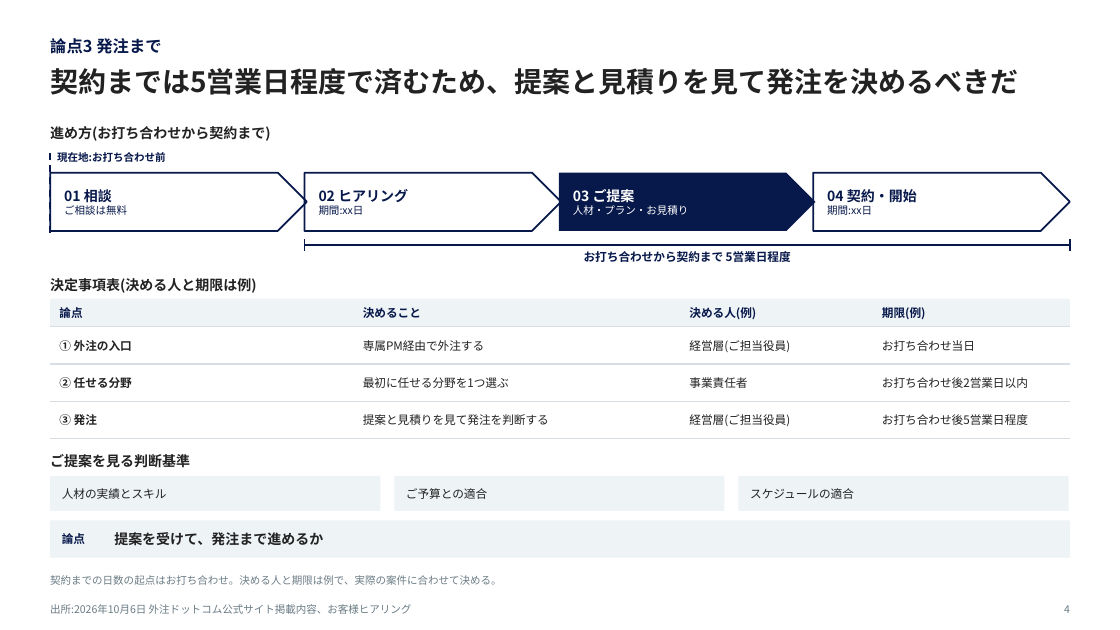
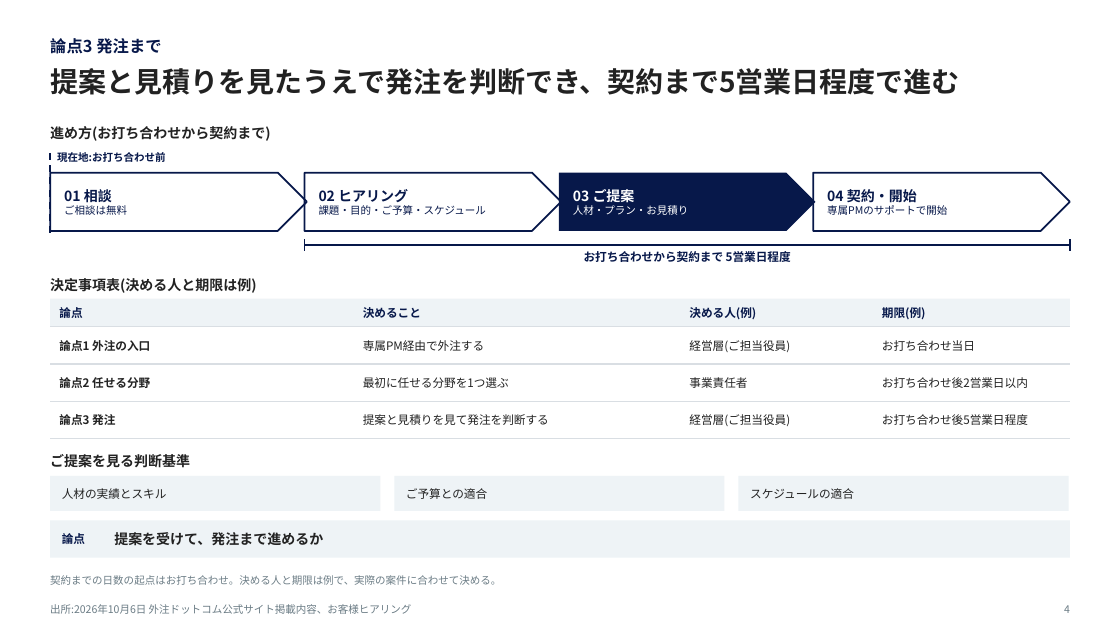
Before and after one commit to Tokyokikaku/freelancers-cloud, a slide deck: slide 4 of slides/gaichu-com-proposal.pptx. Drawn at 1120x630 pixels with LibreOffice and Linux fonts; fonts in the diff are those of the drawing. Boxes give left, top, right and bottom in pixels: in the first picture for what was removed or moved away, otherwise in the second. Text is boxed around its words. In the diff, an @@ line names an element or a change of style, - is before the commit and + after.

```diff
--- a/slides/gaichu-com-proposal.pptx
+++ b/slides/gaichu-com-proposal.pptx
@@ text at (50, 68, 960, 95): text changed @@
-契約までは5営業日程度で済むため、提案と見積りを見て発注を決めるべきだ
+提案と見積りを見たうえで発注を判断でき、契約まで5営業日程度で進む
@@ text in pentagon arrow at (319, 205, 486, 215): text changed @@
-期間:xx日
+課題・目的・ご予算・スケジュール
@@ text in pentagon arrow at (827, 205, 947, 215): text changed @@
-期間:xx日
+専属PMのサポートで開始
@@ text at (59, 340, 150, 351): text changed @@
-① 外注の入口
+論点1 外注の入口
@@ text at (59, 377, 150, 388): text changed @@
-② 任せる分野
+論点2 任せる分野
@@ text at (59, 414, 115, 425): text changed @@
-③ 発注
+論点3 発注
```
Also in this commit, not shown: 3 other slides changed.
